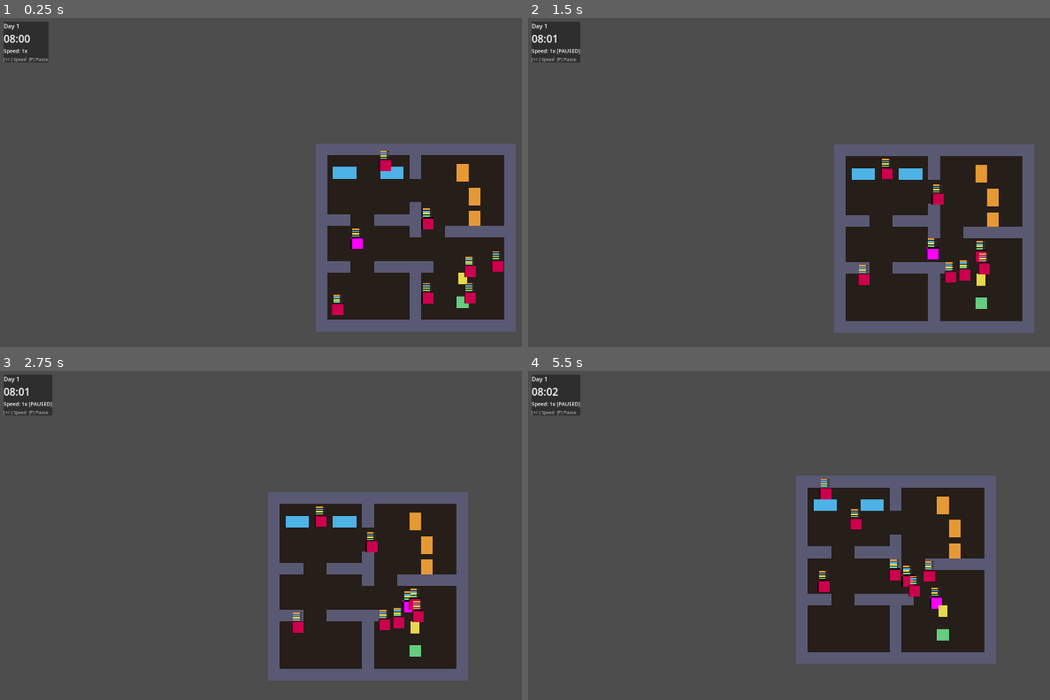
Above: before the commit, frames 1-4 (two rows, left to right).
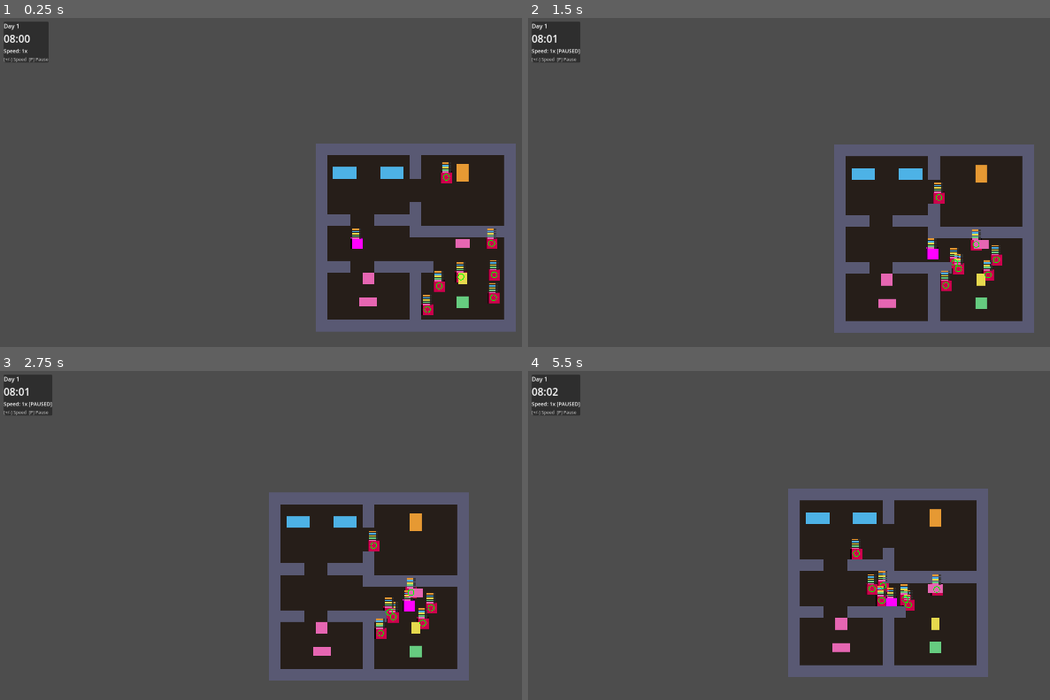
Above: after the commit, the same moments.

Repository: NikkiKoole/simgodot
Game: Godot game, scene res://scenes/main.tscn
The game is run twice, just before and just after one commit, with the same random seed, the same clock (stepped at 60 frames per second) and the same inputs.
Inputs:
- Up to frame 1 (0.25 s): no input
- Up to frame 2 (1.5 s): tap Enter at 0.5 s; hold D (move_right) 0.53-1.28 s; tap E (interact) at 0.6 s; hold S (move_down) from 1.28 s (still down); tap P at 1.35 s
- Up to frame 3 (2.75 s): release S (move_down) at 2.03 s; hold D (move_right) from 2.03 s (still down); tap E (interact) at 2.1 s
- Up to frame 4 (5.5 s): release D (move_right) at 2.78 s; hold W (move_up) 2.78-3.53 s; tap P at 2.85, 4.35 s; hold A (move_left) 3.53-5.03 s; tap E (interact) at 3.6, 5.1 s; hold S (move_down) from 5.03 s (still down)

The runs differ from the first frame. In frame 1, 2.0% of the frame differs, in the area x 63-97%, y 40-91%; in frame 2, 1.7%; in frame 3, 2.4%; in frame 4, 14%, in the area x 49-90%, y 31-94%.

Commit message:
Add debug collision circles and dynamic shrinking for stuck NPCs
- Add visual debug circles around NPCs (green normal, magenta when stuck)
- NPCs collision radius shrinks when stuck (8.0 -> 2.0 min)
- Collision grows back when NPC is moving normally
- Player can now push NPCs by bumping into them (receive_push method)
- Added push_velocity handling in NPC physics process

Diff:
--- a/scenes/npc.tscn
+++ b/scenes/npc.tscn
@@ -17,5 +17,6 @@
 shape = SubResource("CircleShape2D_collision")
 
 [node name="Sprite2D" type="Sprite2D" parent="."]
+z_index = -1
 modulate = Color(0.8, 0.4, 0.3, 1)
 texture = SubResource("PlaceholderTexture2D_sprite")
--- a/scripts/level.gd
+++ b/scripts/level.gd
@@ -14,24 +14,27 @@
 var fridge_scene: PackedScene = preload("res://scenes/objects/fridge.tscn")
 var toilet_scene: PackedScene = preload("res://scenes/objects/toilet.tscn")
 var shower_scene: PackedScene = preload("res://scenes/objects/shower.tscn")
+var tv_scene: PackedScene = preload("res://scenes/objects/tv.tscn")
+var computer_scene: PackedScene = preload("res://scenes/objects/computer.tscn")
+var bookshelf_scene: PackedScene = preload("res://scenes/objects/bookshelf.tscn")
 
 # ASCII map of the world - '#' = wall, ' ' = floor, 'P' = player start
-# Object markers: 'B' = bed, 'F' = fridge, 'T' = toilet, 'S' = shower
+# Object markers: B=bed, F=fridge, T=toilet, S=shower, V=tv, C=computer, K=bookshelf
 const WORLD_MAP := """
 #################
 #       #       #
 # B   B #   F   #
 #               #
-#            F  #
-#       #       #
-###  ####    F  #
-#       #  ######
-#  P            #
+#               #
+#       #       #
+###  ####       #
+#       #########
+#  P        V   #
 #               #
 ###  #####      #
-#       #   T   #
-#       #       #
-#       #   S   #
+#   C   #   T   #
+#       #       #
+#   K   #   S   #
 #       #       #
 #################
 """
@@ -108,6 +111,15 @@
 				"S":
 					_spawn_object(shower_scene, pos)
 					walkable_positions.append(pos)
+				"V":
+					_spawn_object(tv_scene, pos)
+					walkable_positions.append(pos)
+				"C":
+					_spawn_object(computer_scene, pos)
+					walkable_positions.append(pos)
+				"K":
+					_spawn_object(bookshelf_scene, pos)
+					walkable_positions.append(pos)
 				" ":
 					walkable_positions.append(pos)
 					wander_positions.append(pos)
--- a/scripts/motive.gd
+++ b/scripts/motive.gd
@@ -38,8 +38,8 @@
 	MotiveType.ENERGY: 0.208,    # ~16 hours (a full day awake)
 	MotiveType.BLADDER: 0.556,   # ~6 hours
 	MotiveType.HYGIENE: 0.278,   # ~12 hours
+	MotiveType.FUN: 0.5,         # ~6.6 hours to go from 100 to -100
 	# Inactive motives - defined but set to 0 decay
-	MotiveType.FUN: 0.0,         # Would be ~0.667 (~5 hours)
 	MotiveType.SOCIAL: 0.0,      # Would be ~0.278 (~12 hours)
 	MotiveType.COMFORT: 0.0,     # Would be ~1.333 (~2.5 hours standing)
 	MotiveType.ROOM: 0.0         # Environment-based, not time-based
@@ -50,7 +50,8 @@
 	MotiveType.HUNGER,
 	MotiveType.ENERGY,
 	MotiveType.BLADDER,
-	MotiveType.HYGIENE
+	MotiveType.HYGIENE,
+	MotiveType.FUN
 ]
 
 var values: Dictionary = {}
--- a/scripts/motive_bars.gd
+++ b/scripts/motive_bars.gd
@@ -14,6 +14,7 @@
 	Motive.MotiveType.ENERGY: Color(0.3, 0.7, 0.9),   # Light blue
 	Motive.MotiveType.BLADDER: Color(0.9, 0.85, 0.3), # Yellow
 	Motive.MotiveType.HYGIENE: Color(0.4, 0.8, 0.5),  # Green
+	Motive.MotiveType.FUN: Color(0.9, 0.4, 0.7),      # Pink/Magenta
 }
 
 const BACKGROUND_COLOR := Color(0.2, 0.2, 0.2, 0.8)
--- a/scripts/npc.gd
+++ b/scripts/npc.gd
@@ -27,6 +27,17 @@
 var stuck_timer: float = 0.0
 var wiggle_direction: Vector2 = Vector2.ZERO
 
+# Dynamic collision shrinking when stuck
+const DEFAULT_COLLISION_RADIUS: float = 8.0
+const MIN_COLLISION_RADIUS: float = 2.0
+const SHRINK_RATE: float = 2.0  # Radius shrink per second when stuck
+const GROW_RATE: float = 4.0   # Radius grow per second when moving
+var current_collision_radius: float = DEFAULT_COLLISION_RADIUS
+var collision_shape: CollisionShape2D
+
+# External push velocity (from player bumping)
+var push_velocity: Vector2 = Vector2.ZERO
+
 # Motive system
 var motives: Motive
 
@@ -49,6 +60,9 @@
 	npc_id = npc_counter
 	npc_counter += 1
 
+	# Get reference to collision shape for dynamic resizing
+	collision_shape = $CollisionShape2D
+
 	# Initialize motive system
 	motives = Motive.new("NPC " + str(npc_id))
 	motives.motive_depleted.connect(_on_motive_depleted)
@@ -61,6 +75,22 @@
 
 	print("[NPC ", npc_id, "] _ready called, position: ", global_position)
 
+	# Enable drawing and trigger initial draw
+	set_notify_transform(true)
+	queue_redraw()
+
+	# Initialize if astar was already set
+	_initialize_if_ready()
+
+func _draw() -> void:
+	# Draw collision circle outline for debugging
+	var color := Color(0, 1, 0, 1.0)  # Bright green
+	if stuck_timer > stuck_threshold:
+		color = Color(1, 0, 1, 1.0)  # Bright magenta when stuck
+	# Draw as arc (full circle outline) with 2px width
+	draw_arc(Vector2.ZERO, current_collision_radius, 0, TAU, 32, color, 2.0)
+
+func _initialize_if_ready() -> void:
 	# Initialize if astar was set before _ready
 	if astar != null and not walkable_positions.is_empty() and not is_initialized:
 		is_initialized = true
@@ -81,8 +111,26 @@
 		game_delta = game_clock.get_game_delta(delta)
 		scaled_delta = game_clock.get_scaled_delta(delta)
 
+	# Handle push velocity from player
+	if push_velocity.length() > 0:
+		velocity = push_velocity
+		move_and_slide()
+		push_velocity = push_velocity.move_toward(Vector2.ZERO, 200.0 * delta)
+
 	# Update motives using game time
 	motives.update(game_delta)
+
+	# Dynamic collision shrinking/growing based on stuck state
+	if current_state == State.WALKING:
+		if stuck_timer > stuck_threshold:
+			# Shrink collision when stuck
+			_update_collision_radius(current_collision_radius - SHRINK_RATE * delta)
+		elif current_collision_radius < DEFAULT_COLLISION_RADIUS:
+			# Grow back when moving normally
+			_update_collision_radius(current_collision_radius + GROW_RATE * delta)
+
+	# Always redraw debug circle
+	queue_redraw()
 
 	match current_state:
 		State.IDLE:
@@ -422,3 +470,14 @@
 func on_object_out_of_range(_obj: InteractableObject) -> void:
 	# NPCs know about all objects globally, no need to track by range
 	pass
+
+# Called by player when bumping into this NPC
+func receive_push(push: Vector2) -> void:
+	push_velocity = push
+
+# Update the collision shape radius
+func _update_collision_radius(new_radius: float) -> void:
+	current_collision_radius = clamp(new_radius, MIN_COLLISION_RADIUS, DEFAULT_COLLISION_RADIUS)
+	if collision_shape and collision_shape.shape is CircleShape2D:
+		collision_shape.shape.radius = current_collision_radius
+	queue_redraw()
--- a/scripts/player.gd
+++ b/scripts/player.gd
@@ -64,6 +64,14 @@
 		velocity = velocity.move_toward(Vector2.ZERO, friction * delta)
 
 	move_and_slide()
+
+	# Push NPCs when colliding with them
+	for i in get_slide_collision_count():
+		var collision := get_slide_collision(i)
+		var collider := collision.get_collider()
+		if collider is CharacterBody2D and collider.has_method("receive_push"):
+			var push_direction := collision.get_normal() * -1
+			collider.receive_push(push_direction * 50.0)
 
 func _start_using_nearest_object() -> void:
 	# Find the closest non-occupied object
